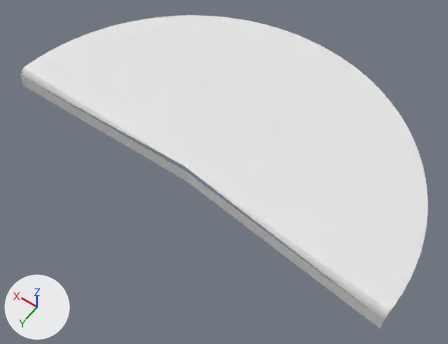
Before and after pictures for a commit that changed the OBJ model Assets/Models/Slice52.obj.
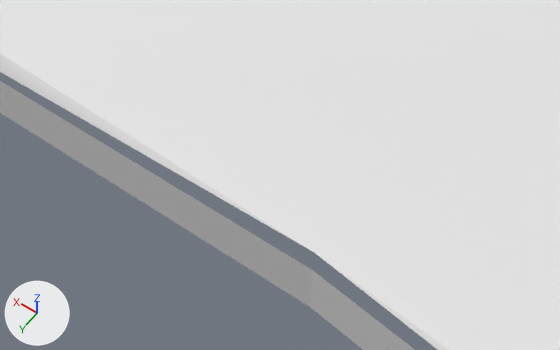
Old and new are each drawn whole from a camera (50 mm lens) standing at (-1.079, 1.227, 2.04) and looking at (-0.053, -0.21, -0.219) and again close up from a camera (50 mm lens) standing at (-0.189, 0.315, 0.578) and looking at (0.063, -0.038, 0.023). The lights are fixed; the arrows at lower left show +X, +Y and +Z. Where no turn or scale is listed for an object, it has been applied to the vertices.

Objects in the first close-up: 'Slice52'.
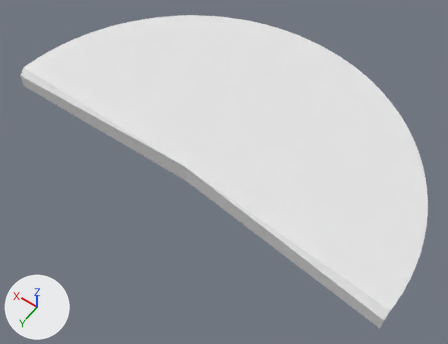
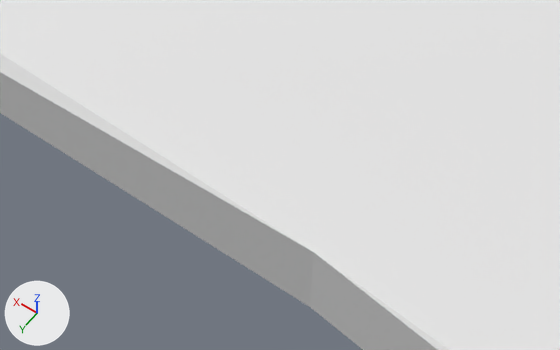
What differs and where, as boxes (x1, y1, x2, y2) in the close-ups (560 x 350 px; the box of a moved part takes in the faces that stretch with it):
part 1 of me_slice52, moved or reshaped
    before: (0, 81, 415, 350)
    after: (0, 72, 437, 350)

The edits, one by one:
me_slice52 has 60 vertices, 56 faces and spans x -1.0..1.0, y -1.0..0.13, z -0.1..0.0.
me_slice52 is used by ob_slice52; location (0.0, 0.0, 0.0).
Verts and faces of me_slice52; kept vertices keep their numbers, new ones are numbered from 60.
Before the commit, vertices of me_slice52: 0 (0.0, 0.0, 0.0) at pixel (313, 252), 2 (1.0, 0.0, -0.03), 55 (-0.99, 0.13, -0.03), 56 (0.0, 0.0, -0.1) at pixel (310, 307), 57 (0.0, 0.0, -0.03) at pixel (312, 269).
Before the commit, vertices of me_slice52: 58 (1.0, 0.0, -0.1), 59 (-0.99, 0.13, -0.1).
Part 1, on me_slice52:
Vertices deleted: 57 (with the faces that use them).
New faces: (0, 2, 58, 56), (0, 56, 59, 55).
